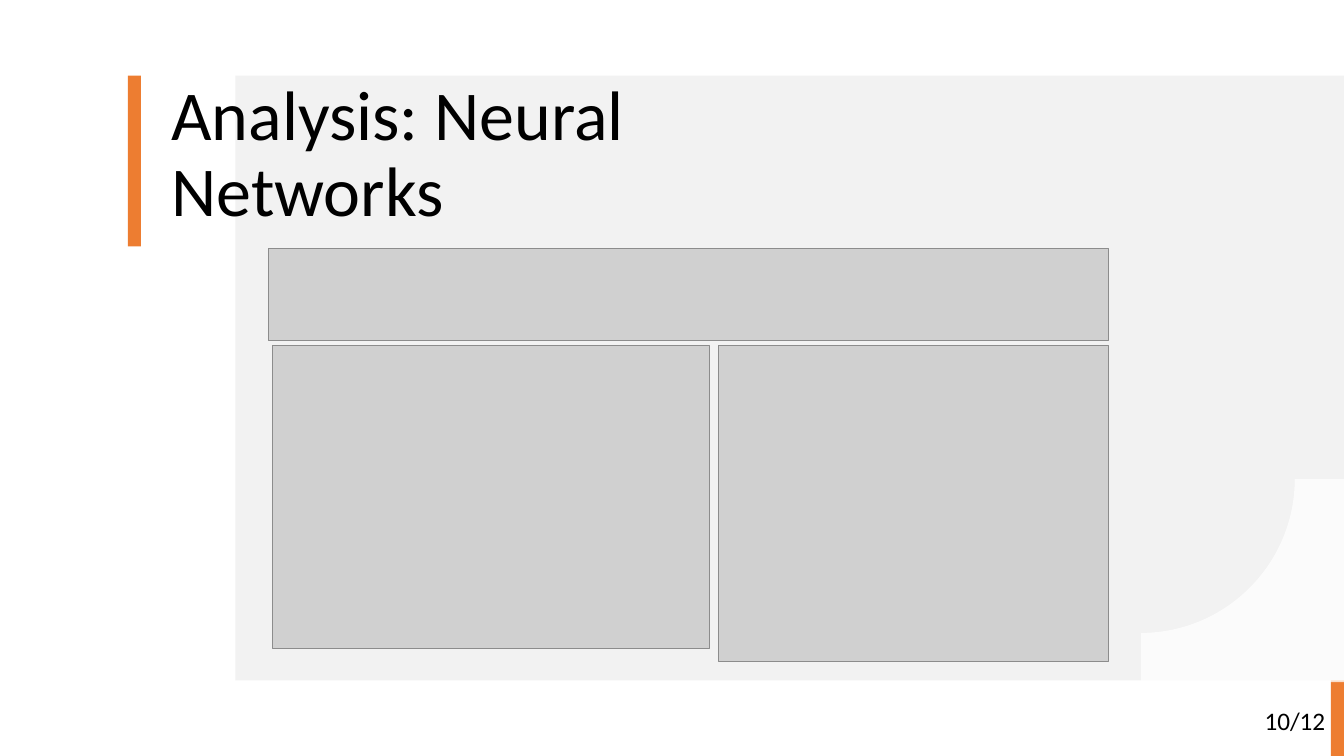
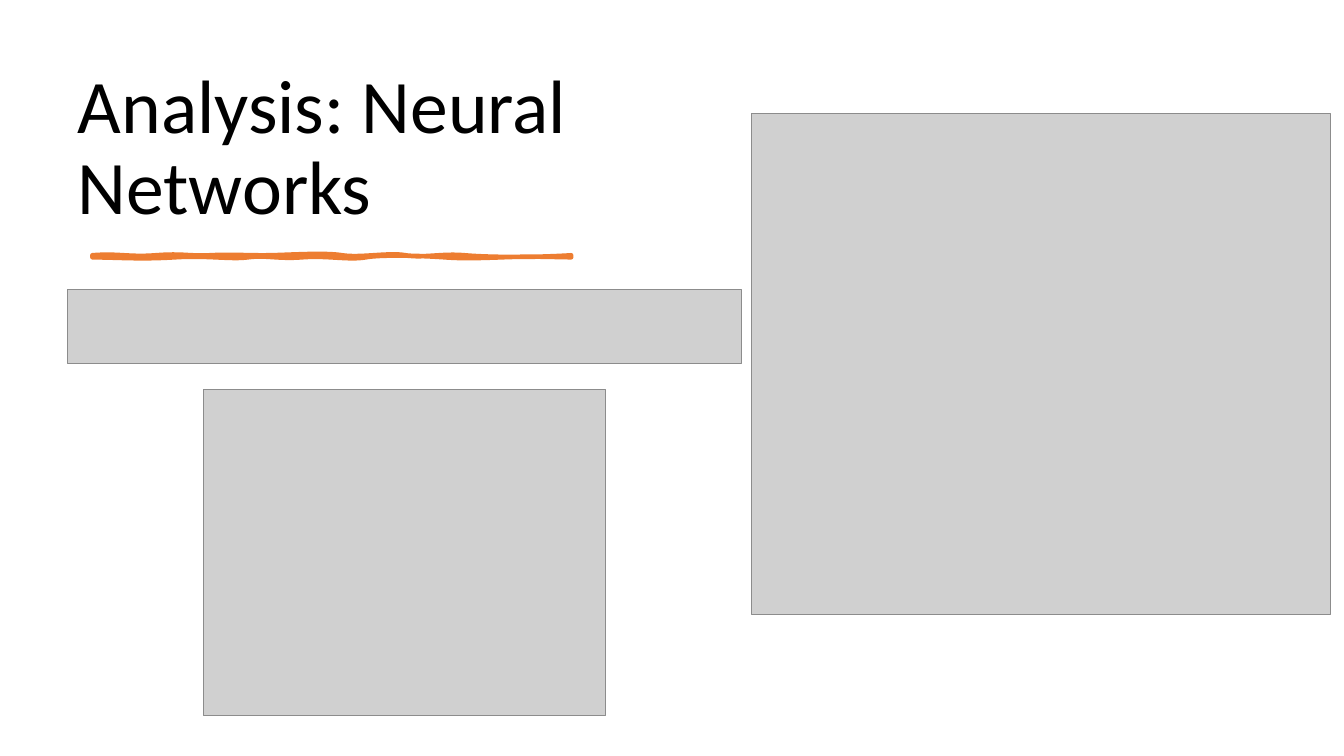
Before and after one commit to ofithcheallaigh/masters_project, a slide deck: slide 11 of Documentation/MSc Research Project Presentation.pptx. Drawn at 1344x756 pixels with LibreOffice and Linux fonts; fonts in the diff are those of the drawing; grey boxes stand for pictures. Boxes give left, top, right and bottom in pixels: in the first picture for what was removed or moved away, otherwise in the second. Text is boxed around its words. In the diff, an @@ line names an element or a change of style, - is before the commit and + after.

```diff
--- a/Documentation/MSc Research Project Presentation.pptx
+++ b/Documentation/MSc Research Project Presentation.pptx
@@ title "Analysis: Neural Networks": place and size @@
-title "Analysis: Neural Networks" at [171,91,624,217]
+title "Analysis: Neural Networks" at [78,80,566,215]
@@ title "Analysis: Neural Networks" at [78,80,566,215]: size 50 to 54 pt; vertical alignment top to bottom @@
@@ rectangle removed at [128,76,141,247] @@
@@ rectangle removed at [235,76,1344,681] @@
@@ picture added at [751,114,1330,615] @@
@@ freeform shape added at [93,255,572,257], fill #ED7D31, outline #ED7D31 3.25 pt @@
@@ picture: place and size @@
-picture at [268,248,1109,341]
+picture at [68,289,742,364]
@@ picture removed at [272,346,710,648] @@
@@ picture: place and size @@
-picture at [719,346,1109,662]
+picture at [203,389,606,716]
@@ freeform shape removed at [1141,479,1344,683] @@
@@ rectangle removed at [1331,681,1344,756] @@
@@ text removed at [1265,712,1326,731] @@
-10/12
```
Also in this commit, not shown: 3 other slides changed.
